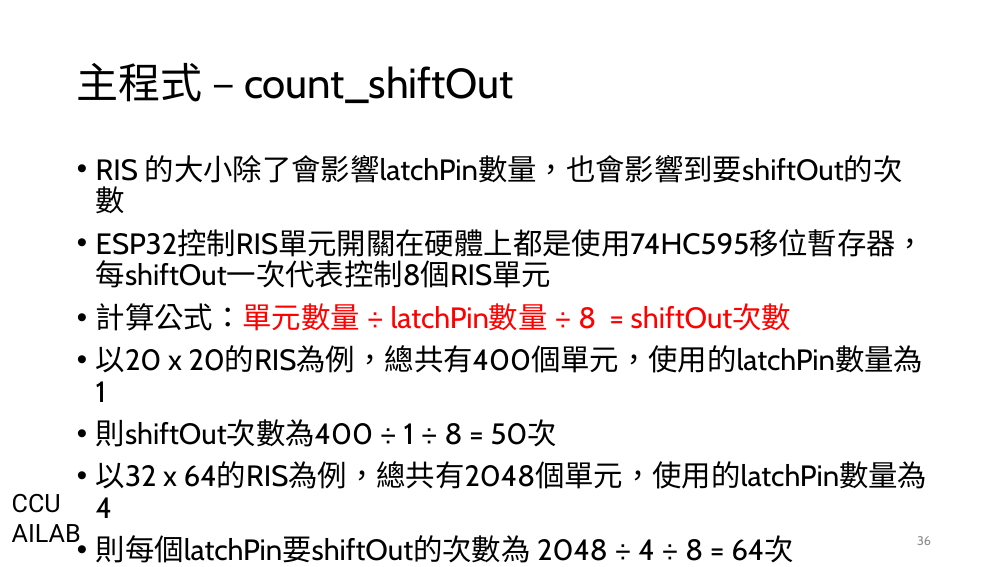
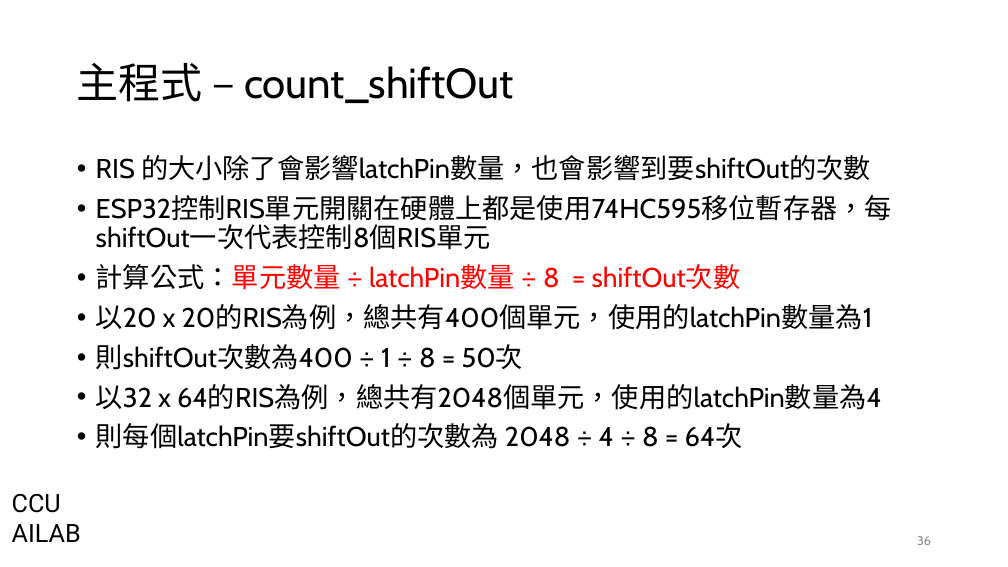
Before and after one commit to d0542218/ArduinoControlGUI, a slide deck: slide 36 of arduinoGUI 0909.pptx. Drawn at 1008x567 pixels with LibreOffice and Linux fonts; fonts in the diff are those of the drawing; background and template pictures are left out. Boxes give left, top, right and bottom in pixels: in the first picture for what was removed or moved away, otherwise in the second. Text is boxed around its words. In the diff, an @@ line names an element or a change of style, - is before the commit and + after.

```diff
--- a/arduinoGUI 0909.pptx
+++ b/arduinoGUI 0909.pptx
@@ text "RIS 的大小除了會影響latchPin數量，也會影響到要shiftOut的次數" at (96,155,892,449): size 28 to 25.9 pt @@
```
Also in this commit, not shown: 2 other slides changed.
